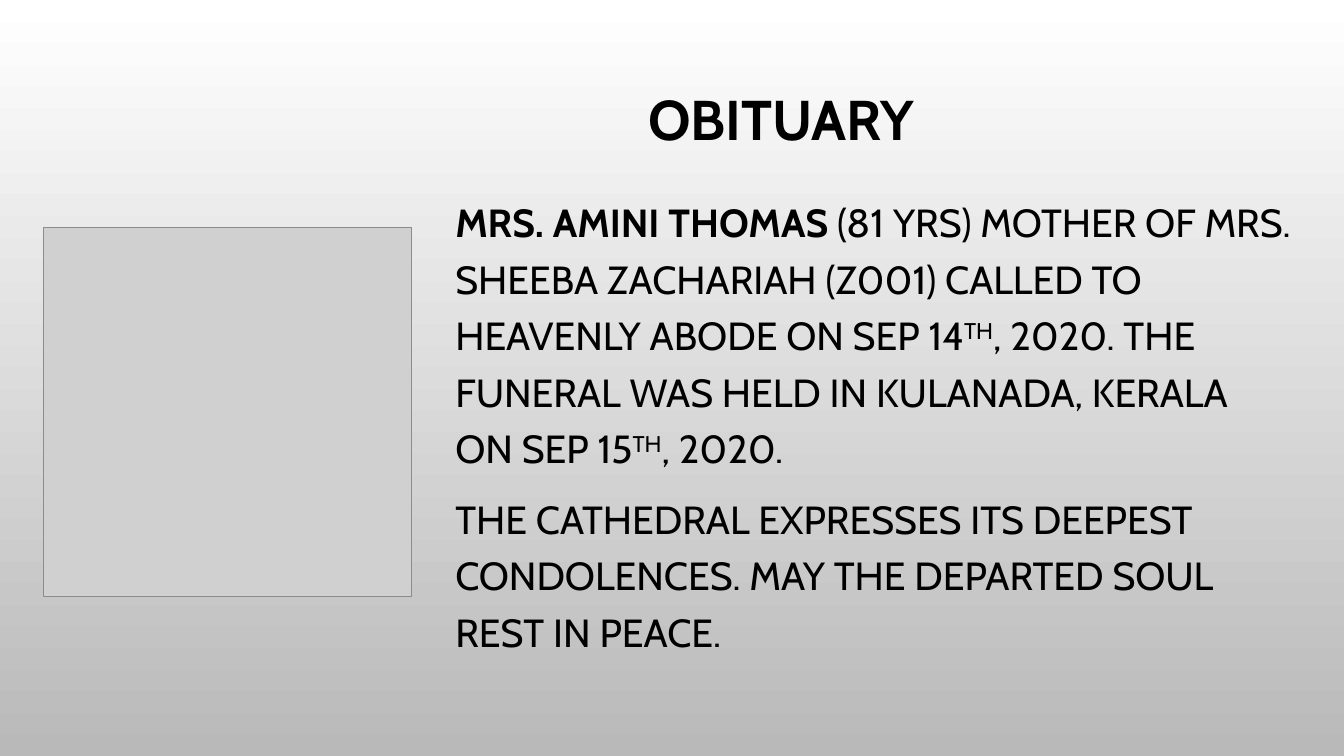
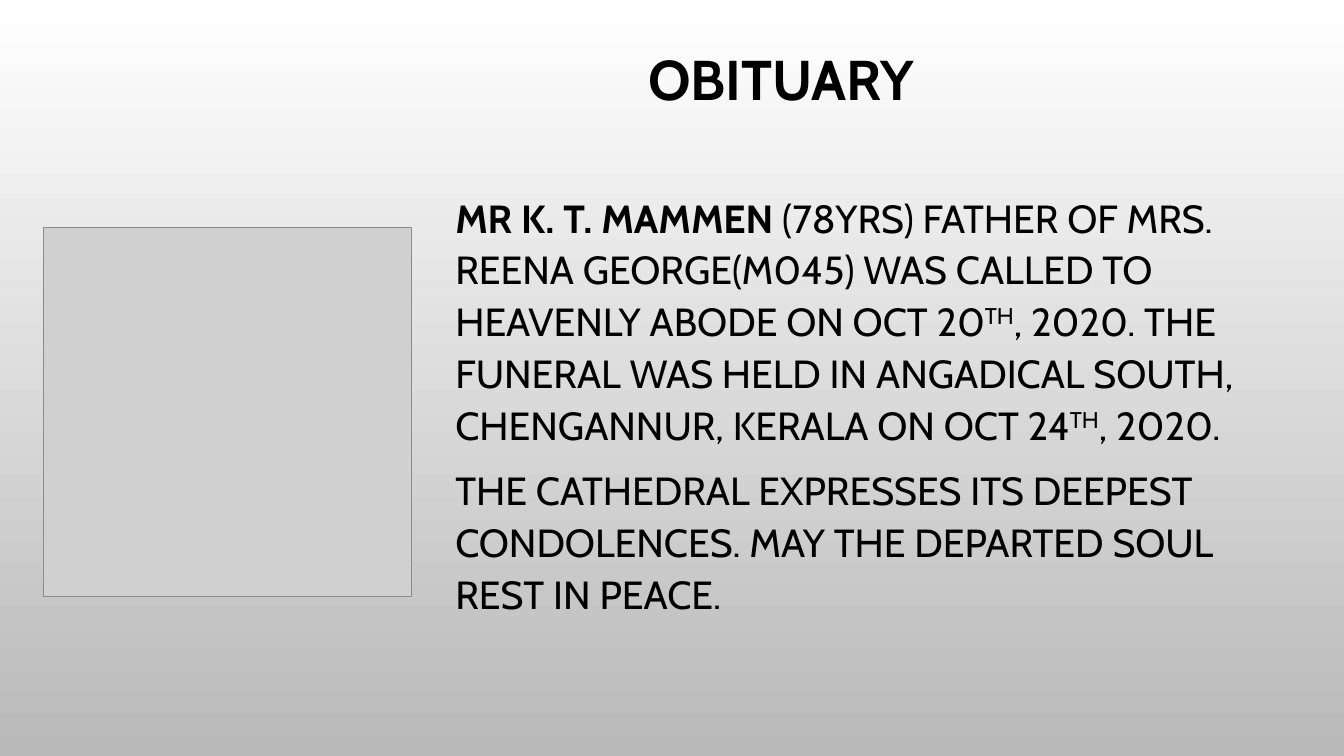
Before and after one commit to stoscsg/openlp-data, a slide deck: slide 1 of stosc_services/PPT/Obituary.pptx. Drawn at 1344x756 pixels with LibreOffice and Linux fonts; fonts in the diff are those of the drawing; grey boxes stand for pictures; background and template pictures are left out. Boxes give left, top, right and bottom in pixels: in the first picture for what was removed or moved away, otherwise in the second. Text is boxed around its words. In the diff, an @@ line names an element or a change of style, - is before the commit and + after.

```diff
--- a/stosc_services/PPT/Obituary.pptx
+++ b/stosc_services/PPT/Obituary.pptx
@@ title "OBITUARY": place and size @@
-title "OBITUARY" at (648, 100, 914, 141)
+title "OBITUARY" at (648, 60, 914, 101)
@@ text at (455, 203, 1233, 444): text changed @@
-MRS. AMINI THOMAS (81 YRS) MOTHER OF MRS. SHEEBA ZACHARIAH (Z001) CALLED TO HEAVENLY ABODE ON SEP 14TH, 2020. THE FUNERAL WAS HELD IN KULANADA, KERALA ON SEP 15TH, 2020.
+MR K. T. MAMMEN (78YRS) FATHER OF MRS. REENA GEORGE(M045) WAS CALLED TO HEAVENLY ABODE ON OCT 20TH, 2020. THE FUNERAL WAS HELD IN ANGADICAL SOUTH, CHENGANNUR, KERALA ON OCT 24TH, 2020.
@@ text at (455, 477, 1214, 610): line spacing 1.2 to 1.1 @@
```
Also in this commit, not shown: 4 other files.
